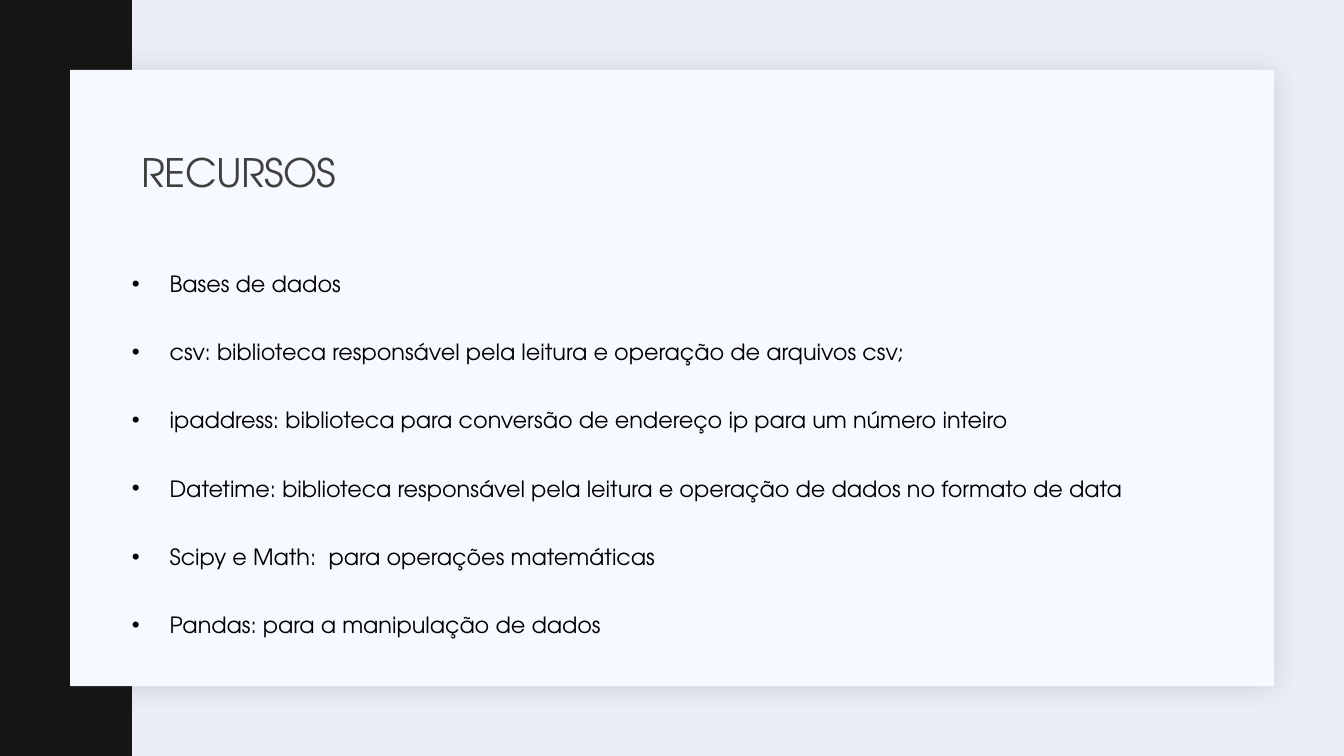
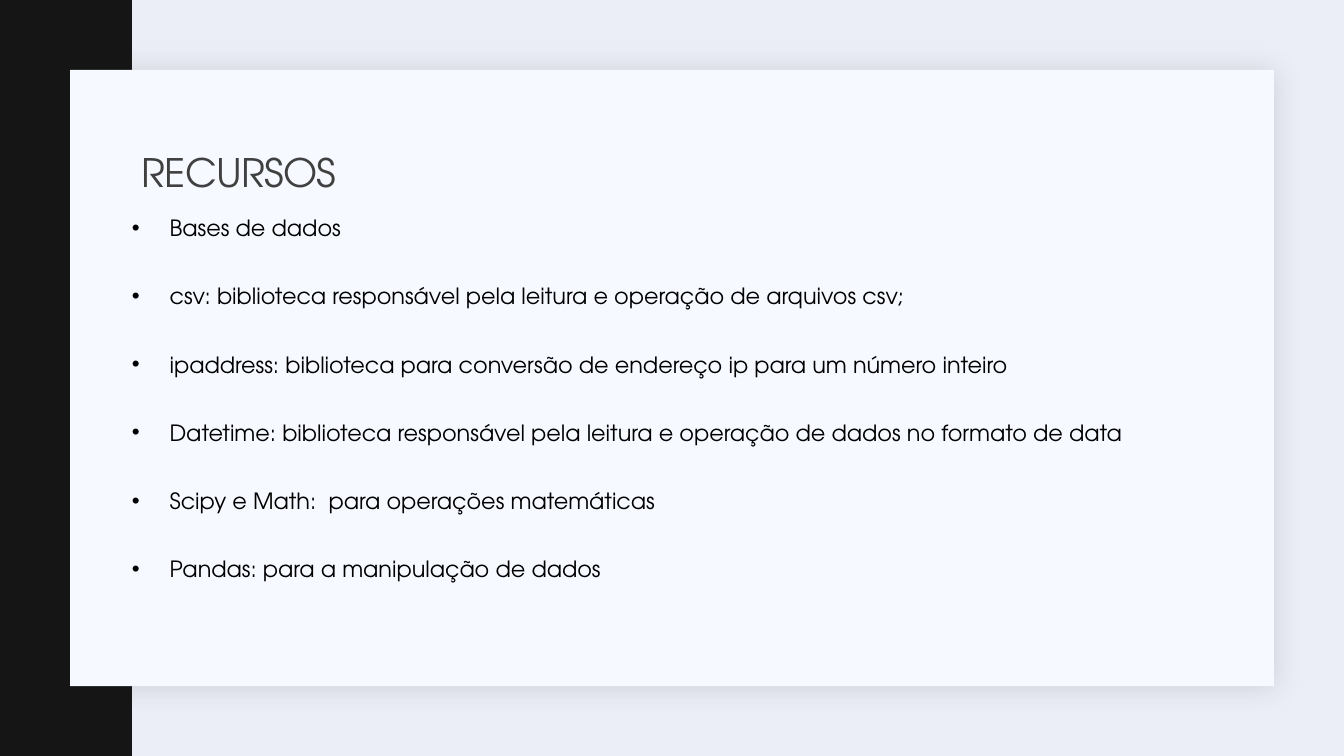
Before and after one commit to JoaoGNT/DDoS_Detection, a slide deck: slide 23 of Apresentação.pptx. Drawn at 1344x756 pixels with LibreOffice and Linux fonts; fonts in the diff are those of the drawing. Boxes give left, top, right and bottom in pixels: in the first picture for what was removed or moved away, otherwise in the second. Text is boxed around its words. In the diff, an @@ line names an element or a change of style, - is before the commit and + after.

```diff
--- a/Apresentação.pptx
+++ b/Apresentação.pptx
@@ text "Bases de dados": place and size @@
-text "Bases de dados" at (170,275,1122,639)
+text "Bases de dados" at (170,219,1122,583)
```
Also in this commit, not shown: 5 other slides changed, 11 slides added, 2 slides removed, 6 other files.
